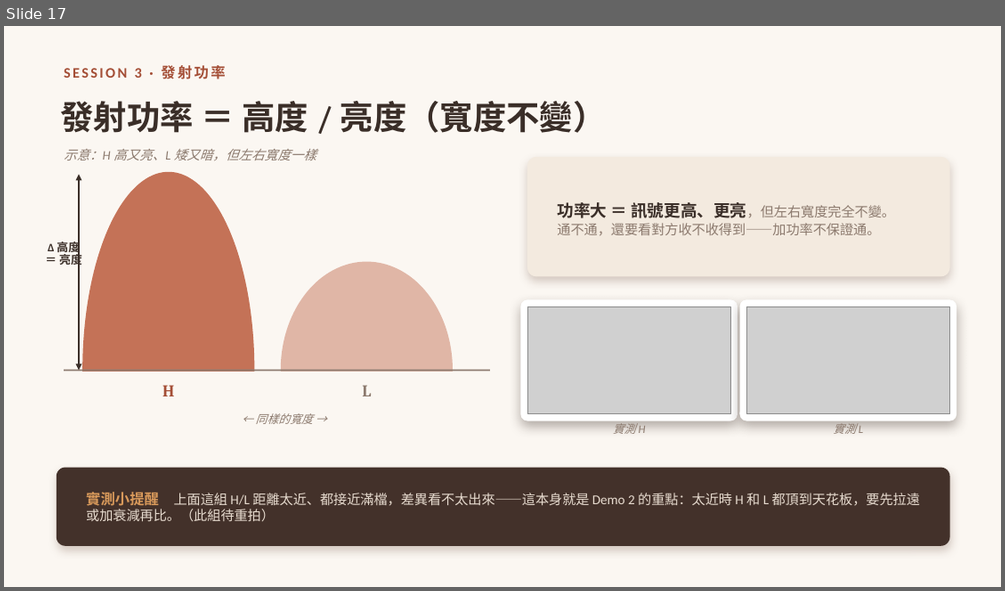
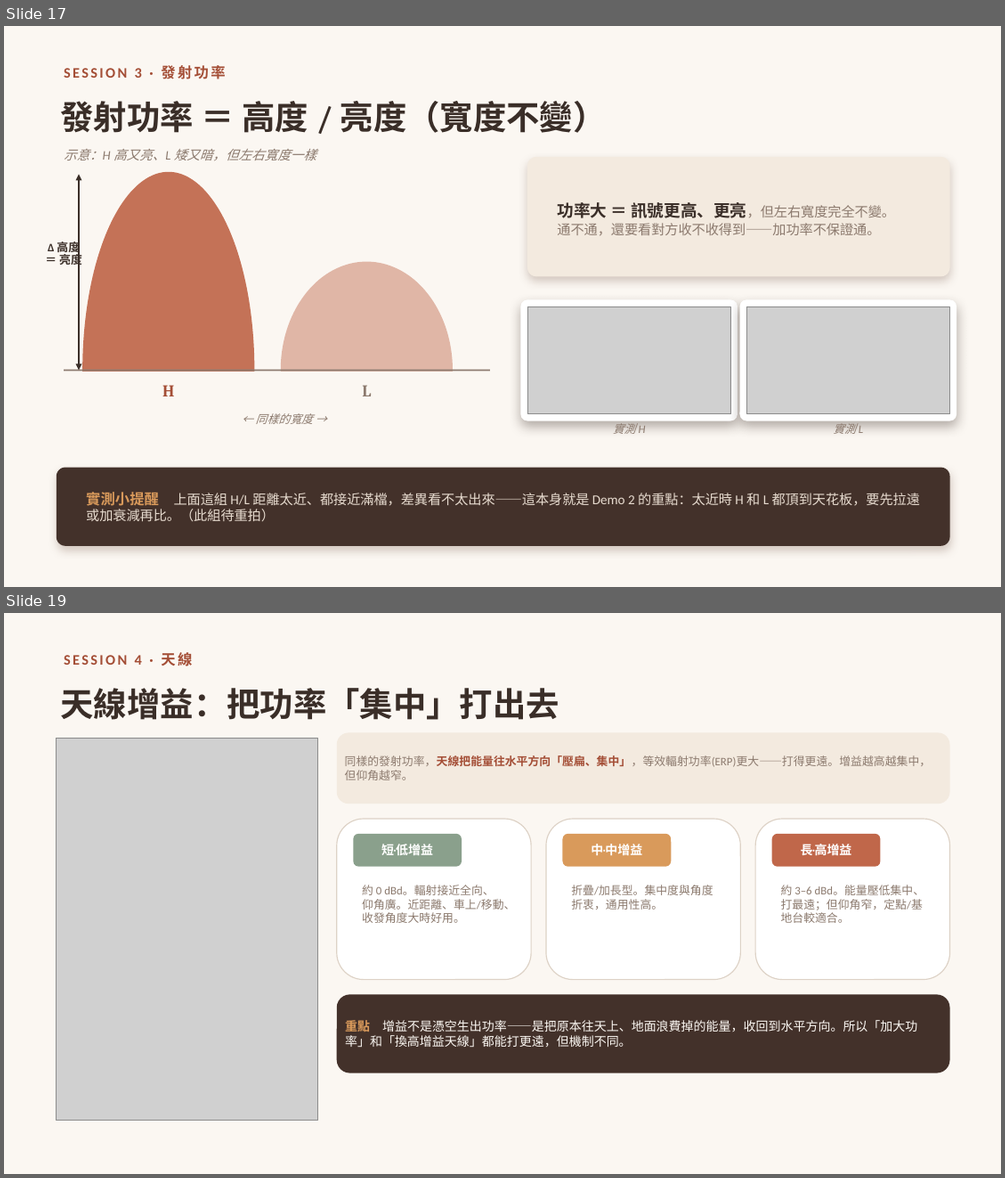
Before and after one commit to winson3QQ/Radio-Advanced, a slide deck: 投影片/進階無線電_課程投影片.pptx. Shown one above the other, each under a label of ours: slide 17 before the commit, slides 17 and 19 after it; the slides between them are not shown. The pictures are 1005x591 and 1005x1178 pixels, drawn with LibreOffice and Linux fonts; fonts in the diff are those of the drawing; grey boxes stand for pictures. Boxes give left, top, right and bottom in pixels: in the first picture for what was removed or moved away, otherwise in the second. Text is boxed around its words. In the diff, an @@ line names an element or a change of style, - is before the commit and + after.

```diff
--- a/投影片/進階無線電_課程投影片.pptx
+++ b/投影片/進階無線電_課程投影片.pptx
@@ slide 19 added at [4,613,1001,1174], background #FBF7F2 @@
@@ text added at [64,652,192,666], 14 pt, text #A44E36, bold @@
+SESSION 4 · 天線
@@ text added at [61,688,559,720], 32 pt, text #3A2E28, bold @@
+天線增益：把功率「集中」打出去
@@ picture added at [57,738,318,1121] @@
@@ rounded rectangle added at [337,732,950,803], fill #F3EADF, 11 pt, text #8C7A6E @@
+同樣的發射功率，天線把能量往水平方向「壓扁、集中」，等效輻射功率(ERP)更大——打得更遠。增益越高越集中，但仰角越窄。
@@ rounded rectangle added at [337,819,531,980], fill #FFFFFF, outline #DDD2C6 1 pt @@
@@ rounded rectangle added at [546,819,741,980], fill #FFFFFF, outline #DDD2C6 1 pt @@
@@ rounded rectangle added at [755,819,950,980], fill #FFFFFF, outline #DDD2C6 1 pt @@
@@ rounded rectangle added at [353,834,461,867], fill #8AA08C, 12 pt, text #FFFFFF, bold @@
+短·低增益
@@ rounded rectangle added at [563,834,671,867], fill #D99A5B, 12 pt, text #FFFFFF, bold @@
+中·中增益
@@ rounded rectangle added at [772,834,881,867], fill #C0674A, 12 pt, text #FFFFFF, bold @@
+長·高增益
@@ text added at [362,884,515,923], 11 pt, text #8C7A6E @@
+約 0 dBd。輻射接近全向、仰角廣。近距離、車上/移動、收發角度大時好用。
@@ text added at [571,884,712,909], 11 pt, text #8C7A6E @@
+折疊/加長型。集中度與角度折衷，通用性高。
@@ text added at [781,884,924,923], 11 pt, text #8C7A6E @@
+約 3–6 dBd。能量壓低集中、打最遠；但仰角窄，定點/基地台較適合。
@@ rounded rectangle added at [337,995,950,1073], fill #43312A, 12 pt, text #FBF7F2 @@
+重點 增益不是憑空生出功率——是把原本往天上、地面浪費掉的能量，收回到水平方向。所以「加大功率」和「換高增益天線」都能打更遠，但機制不同。
```
Also in this commit, not shown: 15 slides changed, 3 other slides added, 2 other files.
